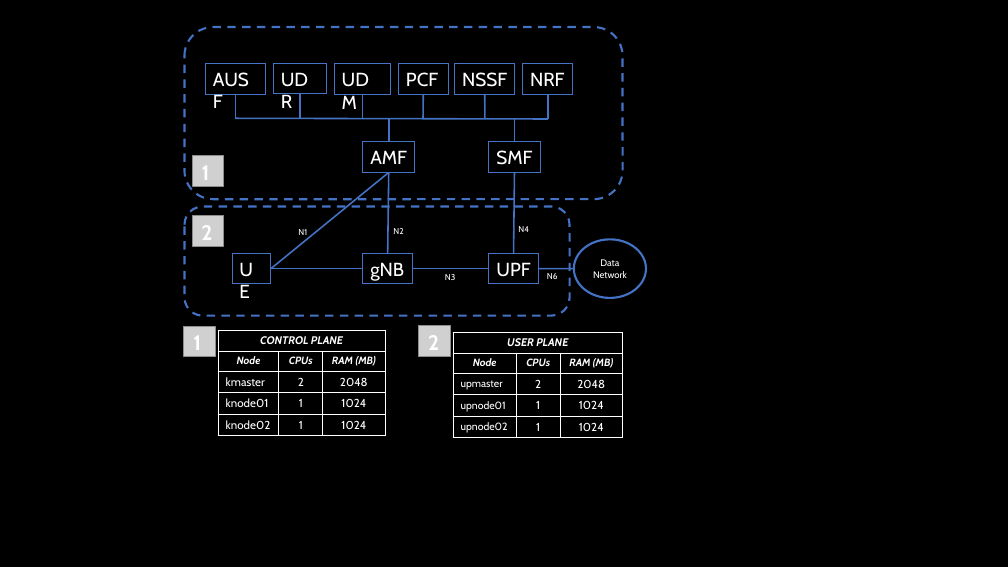
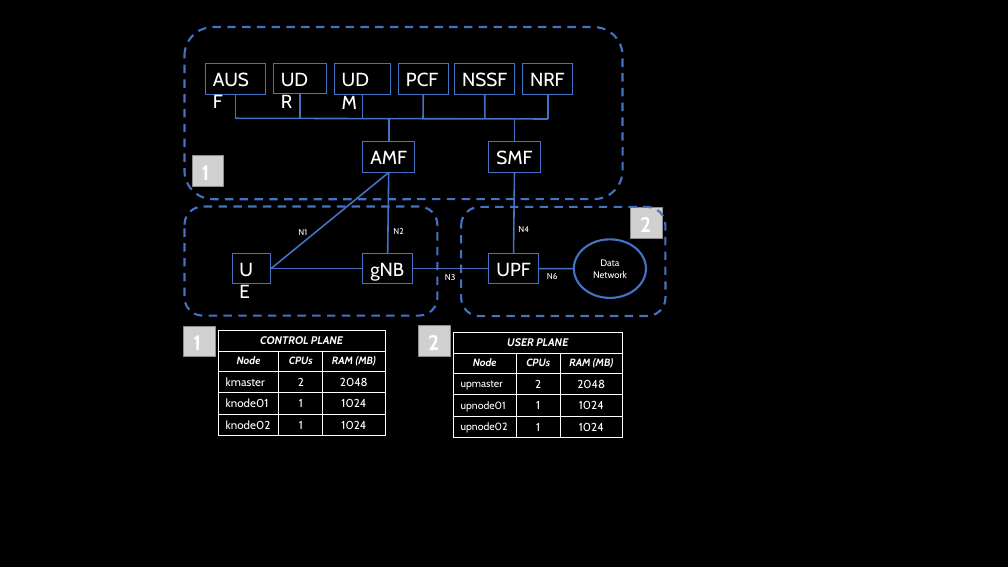
Before and after one commit to danilogranadosg/towards5gs-helm, a slide deck: slide 1 of docs/Multi-cluster_test/Multicluster-test.pptx. Drawn at 1008x567 pixels with LibreOffice and Linux fonts; fonts in the diff are those of the drawing; grey boxes stand for pictures. Boxes give left, top, right and bottom in pixels: in the first picture for what was removed or moved away, otherwise in the second. Text is boxed around its words. In the diff, an @@ line names an element or a change of style, - is before the commit and + after.

```diff
--- a/docs/Multi-cluster_test/Multicluster-test.pptx
+++ b/docs/Multi-cluster_test/Multicluster-test.pptx
@@ rounded rectangle resized from (x1=185, y1=206, x2=569, y2=315) to (x1=185, y1=206, x2=438, y2=315) @@
@@ rounded rectangle added at (x1=461, y1=207, x2=665, y2=316), outline #4472C4 2 pt dashed @@
@@ picture moved from (x1=192, y1=216, x2=224, y2=246) to (x1=631, y1=208, x2=662, y2=238) @@
@@ text "2" moved from (x1=201, y1=225, x2=212, y2=240) to (x1=640, y1=217, x2=651, y2=232) @@
```
Also in this commit, not shown: 1 other file.
